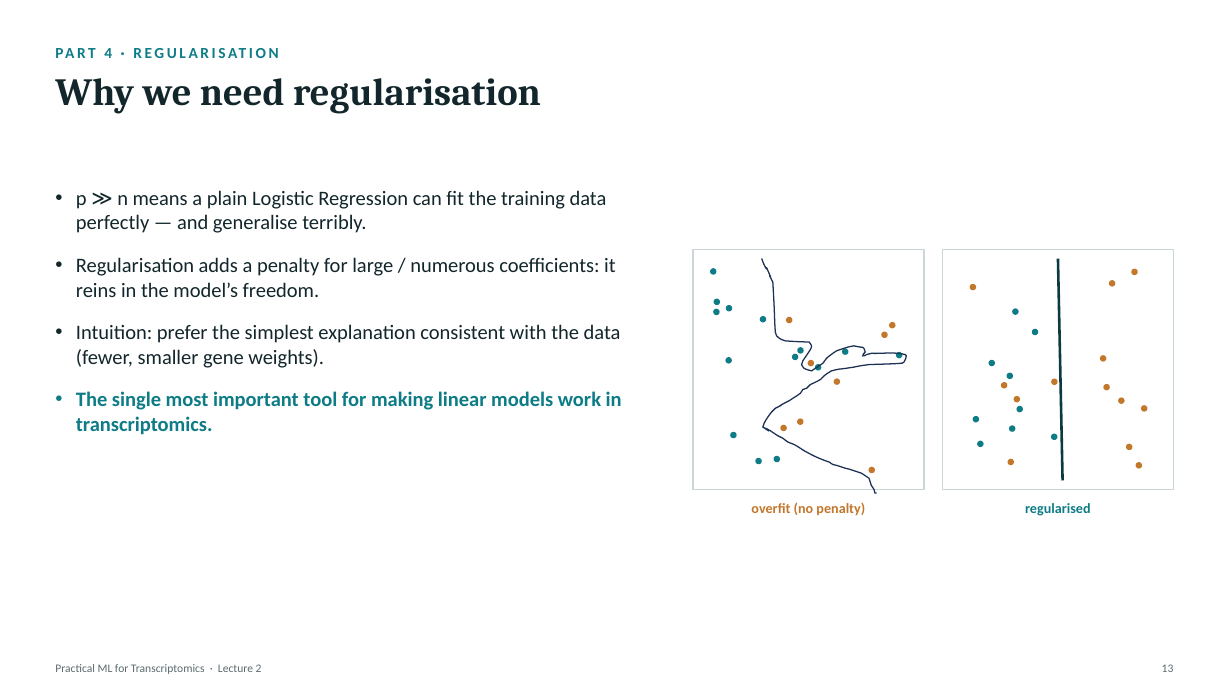
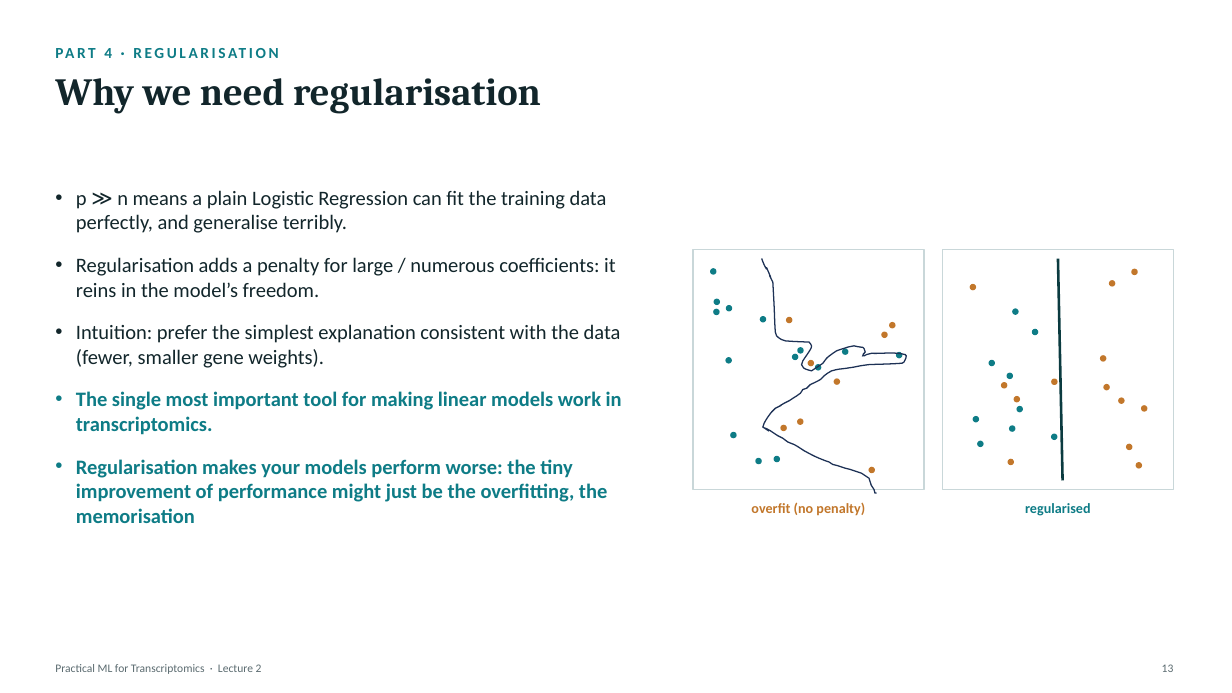
Before and after one commit to zhanyinx/ml26, a slide deck: slide 13 of lessons/lesson02_baseline_model/theory/slides/Lecture2 - Building the First Predictive Model.pptx. Drawn at 1232x693 pixels with LibreOffice and Linux fonts; fonts in the diff are those of the drawing. Boxes give left, top, right and bottom in pixels: in the first picture for what was removed or moved away, otherwise in the second. Text is boxed around its words. In the diff, an @@ line names an element or a change of style, - is before the commit and + after.

```diff
--- a/lessons/lesson02_baseline_model/theory/slides/Lecture2 - Building the First Predictive Model.pptx
+++ b/lessons/lesson02_baseline_model/theory/slides/Lecture2 - Building the First Predictive Model.pptx
@@ text at <box>76,190,607,233</box>: text changed @@
-• p ≫ n means a plain Logistic Regression can fit the training data perfectly — and generalise terribly.
+• p ≫ n means a plain Logistic Regression can fit the training data perfectly, and generalise terribly.
@@ text at <box>76,459,607,523</box>: paragraph added @@
+• Regularisation makes your models perform worse: the tiny improvement of performance might just be the overfitting, the memorisation
```
Also in this commit, not shown: 20 other slides changed.
